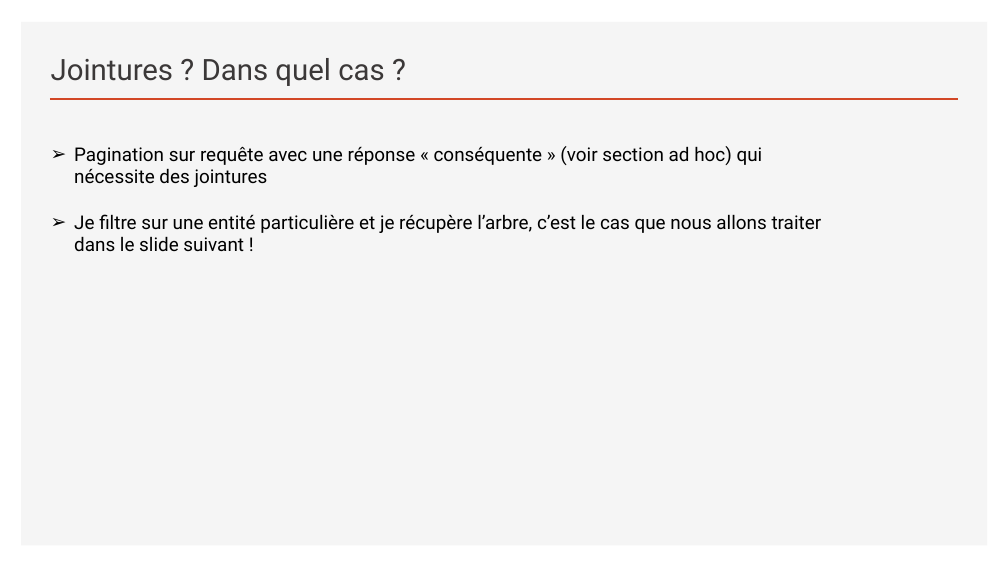
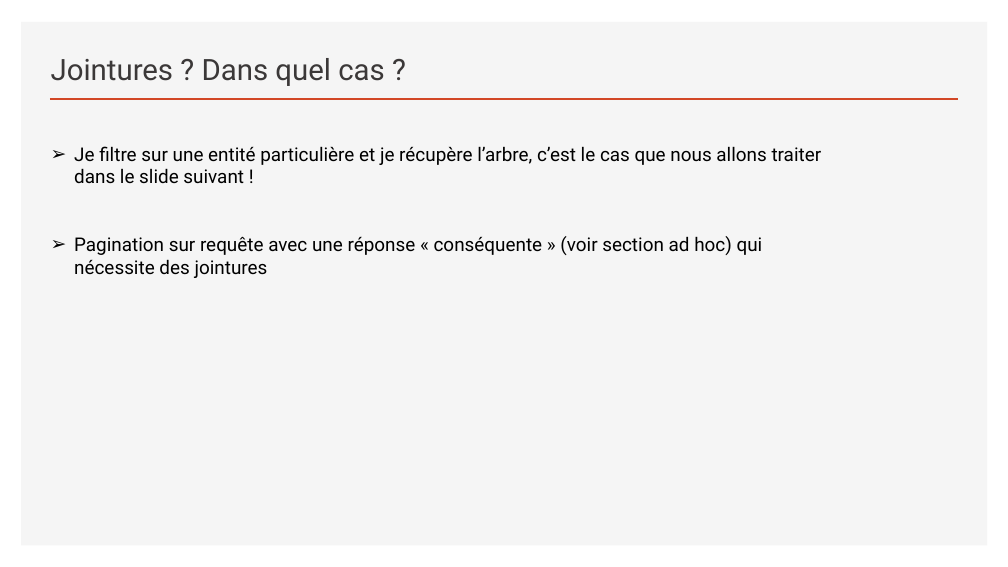
Before and after one commit to sebzuki/hibernate, a slide deck: slide 14 of JPA-HIBERNATE.pptx. Drawn at 1008x567 pixels with LibreOffice and Linux fonts; fonts in the diff are those of the drawing. Boxes give left, top, right and bottom in pixels: in the first picture for what was removed or moved away, otherwise in the second. Text is boxed around its words. In the diff, an @@ line names an element or a change of style, - is before the commit and + after.

```diff
--- a/JPA-HIBERNATE.pptx
+++ b/JPA-HIBERNATE.pptx
@@ text at (74,146,822,183): paragraph added @@
+➢ Je filtre sur une entité particulière et je récupère l’arbre, c’est le cas que nous allons traiter dans le slide suivant !
@@ text at (74,214,822,251): paragraph removed @@
-➢ Je filtre sur une entité particulière et je récupère l’arbre, c’est le cas que nous allons traiter dans le slide suivant !
```
Also in this commit, not shown: 5 other slides changed, 1 slide added.
